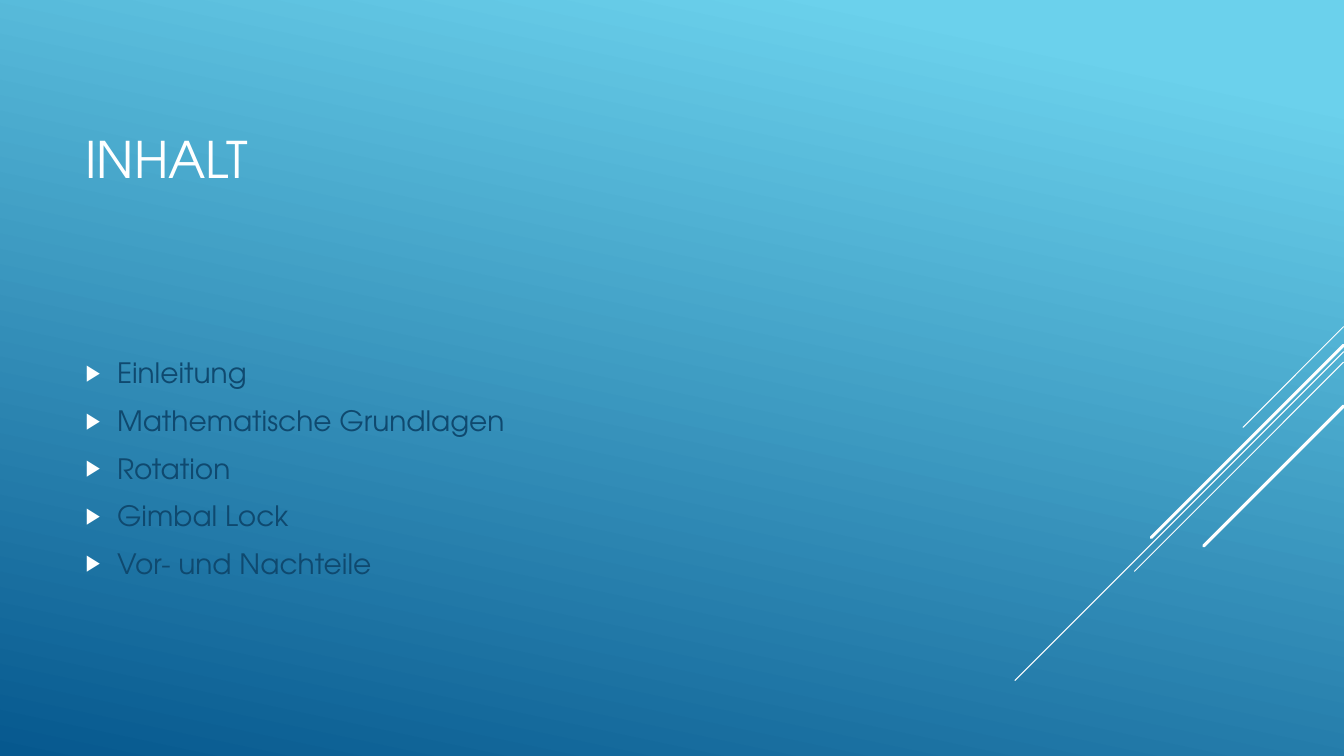
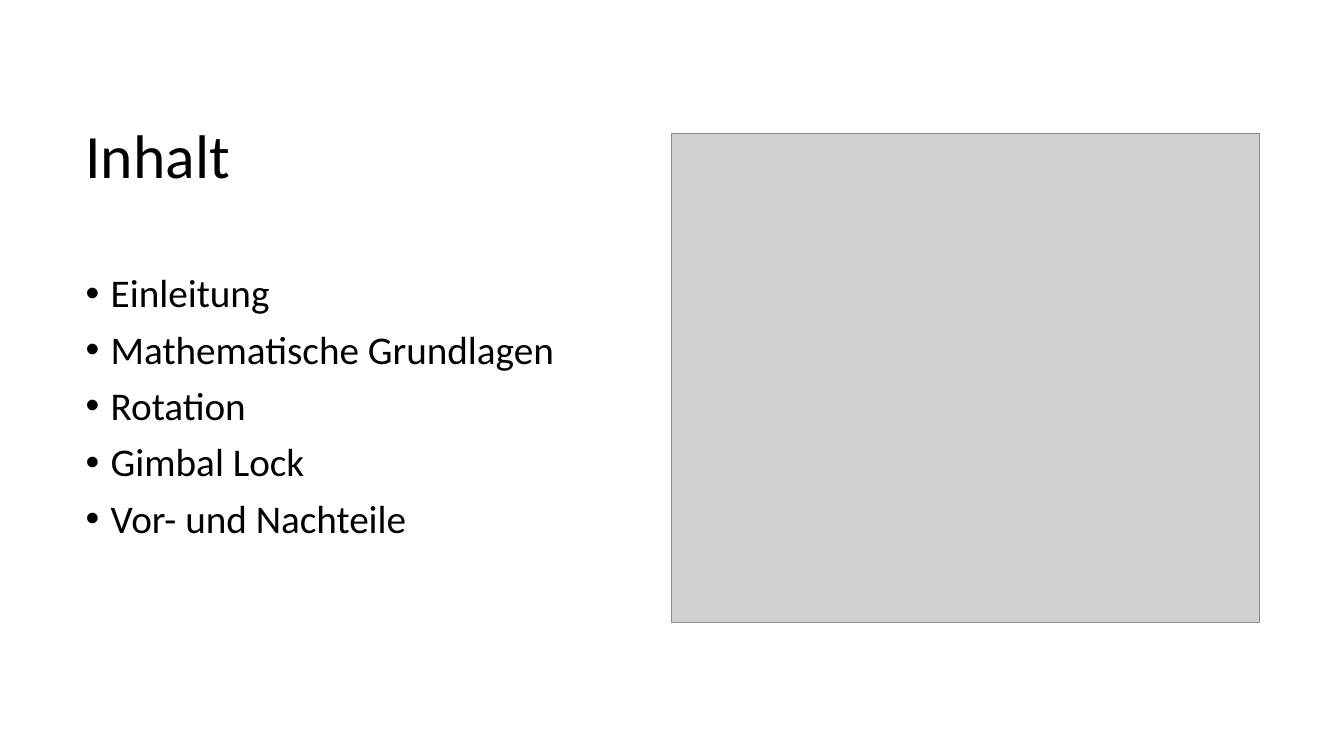
Before and after one commit to codinghardadmin/Quaternionen_DHBW, a slide deck: slide 2 of Quaternionen Präsentation.pptx. Drawn at 1344x756 pixels with LibreOffice and Linux fonts; fonts in the diff are those of the drawing; grey boxes stand for pictures. Boxes give left, top, right and bottom in pixels: in the first picture for what was removed or moved away, otherwise in the second. Text is boxed around its words. In the diff, an @@ line names an element or a change of style, - is before the commit and + after.

```diff
--- a/Quaternionen Präsentation.pptx
+++ b/Quaternionen Präsentation.pptx
@@ background gradient #6ED2EB to #06588E to #FFFFFF @@
@@ title at (86, 135, 230, 179): text changed; size 36 to 44 pt; font TeX Gyre Adventor to Calibri; text colour #FFFFFF to #000000 @@
-INHALT
+Inhalt
@@ picture added at (673, 133, 1260, 622) @@
@@ text "Einleitung" at (111, 279, 554, 534): size 20 to 28 pt, font TeX Gyre Adventor to Calibri, text colour #0F496F to #000000; bullet ▶ to •; line spacing 1 to 0.9; vertical alignment middle to top @@
@@ group removed at (1015, 327, 1344, 681): 5 lines @@
```
Also in this commit, not shown: 6 other slides changed, 8 slides added.
